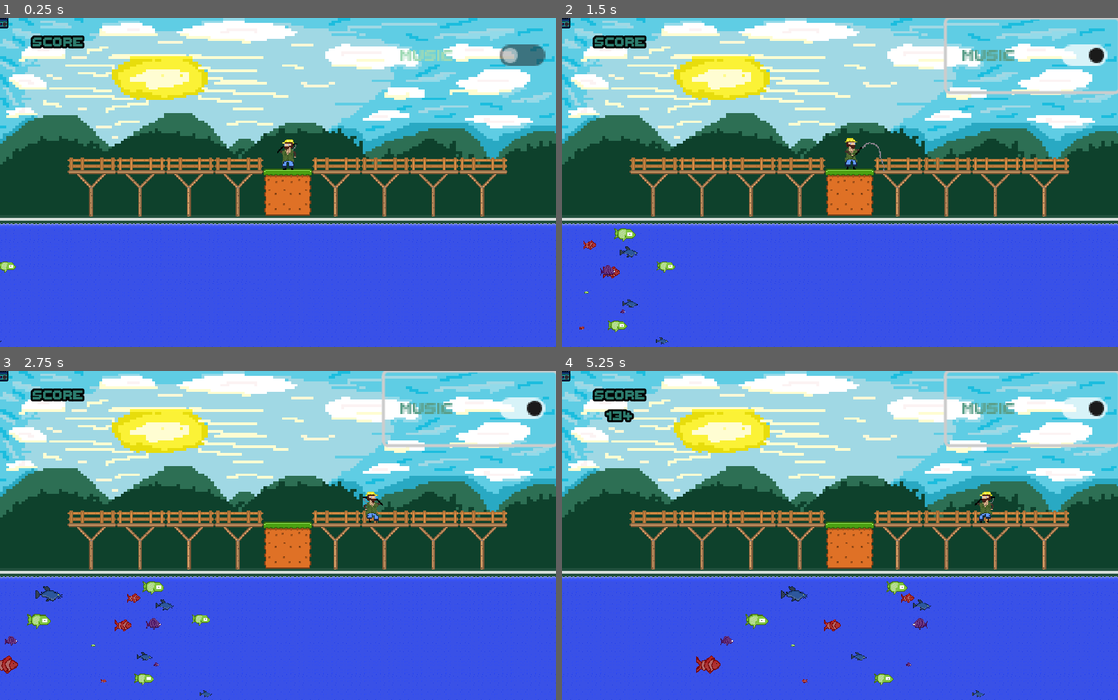
Above: before the commit, frames 1-4 (two rows, left to right).
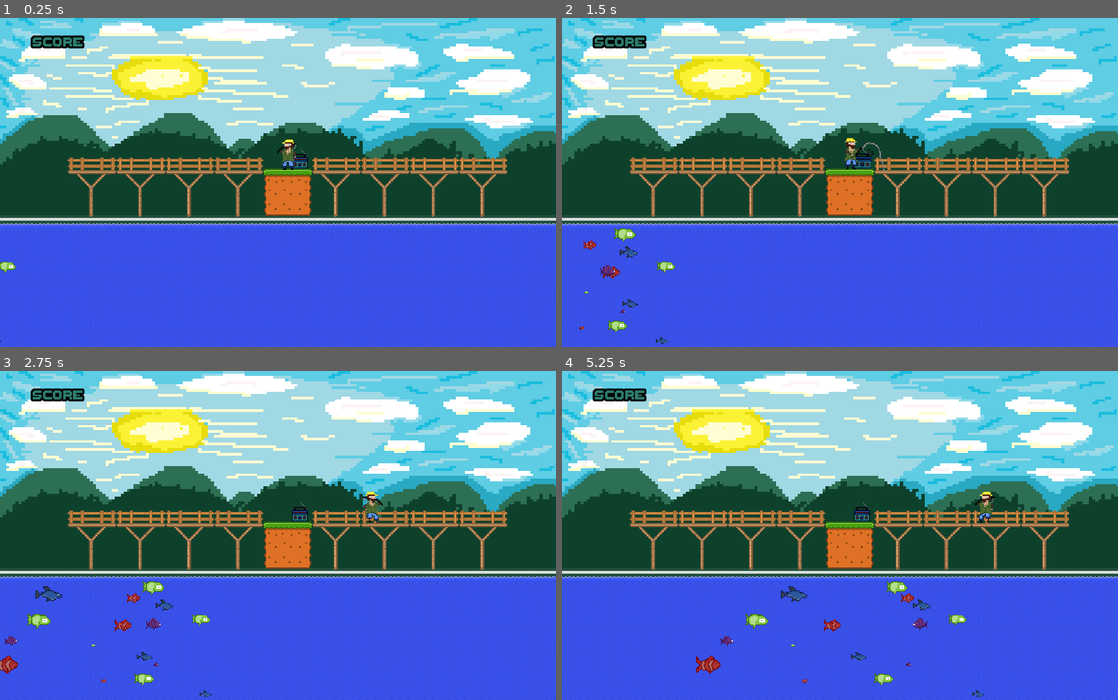
Above: after the commit, the same moments.

Repository: zys37/PixelGameJamAqua
Game: Godot game, scene res://background.tscn
Same seed, same stepped clock (60 frames per second), same inputs: the game is played once before the commit and once after it.
Inputs (mouse positions are in pixels of both pictures, inside the frame that each line leads up to):
- Up to frame 1 (0.25 s): no input
- Up to frame 2 (1.5 s): click (1034, 54) at 0.5 s, where only the run before the commit has a clickable "MUSIC"; move the mouse to (962, 166) at 1.27 s; hold D (move_right) from 1.28 s (still down); hold E (interact, bound only after the commit) from 1.28 s (still down); right-click (962, 166) at 1.35 s
- Up to frame 3 (2.75 s): keep holding D (move_right); move the mouse to (166, 551) at 2.02 s; release E (interact, bound only after the commit) at 2.03 s; tap E (interact, bound only after the commit) at 2.1 s; right-click (166, 551) at 2.3 s
- Up to frame 4 (5.25 s): move the mouse to (895, 463) at 2.77 s; release D (move_right) at 2.78 s; hold A (move_left) 2.78-3.53 s; hold E (interact, bound only after the commit) 2.78-3.53 s; right-click (895, 463) at 2.85 s; move the mouse to (812, 601) at 3.52 s; hold D (move_right) 3.53-5.03 s; click (812, 601) at 3.6 s; right-click (812, 601) at 3.8 s; move the mouse to (1006, 584) at 4.27 s; hold E (interact, bound only after the commit) 4.28-5.03 s; move the mouse to (673, 486) at 5.02 s; hold A (move_left) from 5.03 s (still down); right-click (673, 486) at 5.1 s

The runs differ from the first frame. In frame 1, 0.9% of the frame differs, in the area x 0-99%, y 0-46%; in frame 2, 1.6%; in frame 3, 1.6%; in frame 4, 1.8%, in the area x 0-100%, y 0-78%.

Commit message:
Working Radio
added working radio that you can turn off and on

Diff:
--- a/Player.gd
+++ b/Player.gd
@@ -25,8 +25,6 @@
 	update_animation()
 func _physics_process(delta):
 	#hook
-	# Don't process hook movement if animation not active
-
 	# Check if the hook reached the bottom
 	if ($hooktexture.position.y <= target_pos.y and bottom_reached==false):
 		$hooktexture.position.y+=hook_speed*delta
@@ -98,3 +96,4 @@
 
 func _on_hook_invisible_timeout():
 	$hooktexture.visible = false
+	$hooktexture.position.y = hook_initial_pos
--- a/background.tscn
+++ b/background.tscn
@@ -179,8 +179,6 @@
 outline_size = 15
 outline_color = Color(0.00392157, 0, 0, 1)
 
-[sub_resource type="ViewportTexture" id="ViewportTexture_rwaa1"]
-
 [sub_resource type="Gradient" id="Gradient_usocr"]
 
 [sub_resource type="FastNoiseLite" id="FastNoiseLite_ba0sj"]
@@ -302,20 +300,7 @@
 position = Vector2(-299, 442)
 
 [node name="Radio" parent="GameManager" instance=ExtResource("10_yjmm7")]
-
-[node name="CheckButton" type="CheckButton" parent="GameManager"]
-custom_minimum_size = Vector2(2, 2)
-offset_left = 756.0
-offset_top = 3.0
-offset_right = 868.0
-offset_bottom = 50.0
-scale = Vector2(3, 3)
-theme_override_colors/font_color = Color(0.623529, 0.854902, 0.709804, 1)
-theme_override_colors/font_pressed_color = Color(0.356863, 0.623529, 0.541176, 1)
-theme_override_colors/font_outline_color = Color(0, 0, 0, 1)
-theme_override_fonts/font = ExtResource("3_316qi")
-text = "MUSIC"
-icon = SubResource("ViewportTexture_rwaa1")
+position = Vector2(589, 277)
 
 [node name="Woda2" type="Sprite2D" parent="."]
 visible = false
@@ -340,6 +325,5 @@
 wait_time = 0.1
 one_shot = true
 
-[connection signal="toggled" from="GameManager/CheckButton" to="GameManager" method="_on_check_button_toggled"]
 [connection signal="timeout" from="Player/Timer" to="Player" method="_on_timer_timeout"]
 [connection signal="timeout" from="Player/HookInvisible" to="Player" method="_on_hook_invisible_timeout"]
--- a/project.godot
+++ b/project.godot
@@ -48,6 +48,11 @@
 "events": [Object(InputEventMouseButton,"resource_local_to_scene":false,"resource_name":"","device":-1,"window_id":0,"a …(253 unchanged characters)…
 ]
 }
+interact={
+"deadzone": 0.5,
+"events": [Object(InputEventKey,"resource_local_to_scene":false,"resource_name":"","device":-1,"window_id":0,"alt_pressed":false,"shift_pressed":false,"ctrl_pressed":false,"meta_pressed":false,"pressed":false,"keycode":0,"physical_keycode":69,"key_label":0,"unicode":101,"echo":false,"script":null)
+]
+}
 
 [rendering]
 
--- a/radio.tscn
+++ b/radio.tscn
@@ -1,46 +1,80 @@
-[gd_scene load_steps=7 format=3 uid="uid://cwhg2iif6q5em"]
+[gd_scene load_steps=7 format=3 uid="uid://c106nkijxyvu1"]
 
 [ext_resource type="Texture2D" uid="uid://mjobuuwf0e8" path="res://graphics/radio.png" id="1_0wpun"]
+[ext_resource type="Script" path="res://radio_script.gd" id="2_4wx0j"]
 [ext_resource type="AudioStream" uid="uid://b8lcxutk04x3w" path="res://music/rybak.mp3" id="2_psnw4"]
 
-[sub_resource type="AtlasTexture" id="AtlasTexture_fv70b"]
-atlas = ExtResource("1_0wpun")
-region = Rect2(0, 0, 44, 40)
+[sub_resource type="Animation" id="Animation_fe7oe"]
+length = 0.001
+tracks/0/type = "value"
+tracks/0/imported = false
+tracks/0/enabled = true
+tracks/0/path = NodePath(".:hframes")
+tracks/0/interp = 1
+tracks/0/loop_wrap = true
+tracks/0/keys = {
+"times": PackedFloat32Array(0),
+"transitions": PackedFloat32Array(1),
+"update": 1,
+"values": [3]
+}
+tracks/1/type = "value"
+tracks/1/imported = false
+tracks/1/enabled = true
+tracks/1/path = NodePath(".:frame")
+tracks/1/interp = 1
+tracks/1/loop_wrap = true
+tracks/1/keys = {
+"times": PackedFloat32Array(0),
+"transitions": PackedFloat32Array(1),
+"update": 1,
+"values": [0]
+}
 
-[sub_resource type="AtlasTexture" id="AtlasTexture_hud6x"]
-atlas = ExtResource("1_0wpun")
-region = Rect2(44, 0, 44, 40)
+[sub_resource type="Animation" id="Animation_qkumc"]
+resource_name = "music_playing"
+length = 0.4
+loop_mode = 1
+tracks/0/type = "value"
+tracks/0/imported = false
+tracks/0/enabled = true
+tracks/0/path = NodePath(".:hframes")
+tracks/0/interp = 1
+tracks/0/loop_wrap = true
+tracks/0/keys = {
+"times": PackedFloat32Array(0.2),
+"transitions": PackedFloat32Array(1),
+"update": 1,
+"values": [3]
+}
+tracks/1/type = "value"
+tracks/1/imported = false
+tracks/1/enabled = true
+tracks/1/path = NodePath(".:frame")
+tracks/1/interp = 1
+tracks/1/loop_wrap = true
+tracks/1/keys = {
+"times": PackedFloat32Array(0, 0.1),
+"transitions": PackedFloat32Array(1, 1),
+"update": 1,
+"values": [1, 2]
+}
 
-[sub_resource type="AtlasTexture" id="AtlasTexture_kmo6b"]
-atlas = ExtResource("1_0wpun")
-region = Rect2(88, 0, 44, 40)
+[sub_resource type="AnimationLibrary" id="AnimationLibrary_d0mk3"]
+_data = {
+"RESET": SubResource("Animation_fe7oe"),
+"music_playing": SubResource("Animation_qkumc")
+}
 
-[sub_resource type="SpriteFrames" id="SpriteFrames_l3311"]
-animations = [{
-"frames": [{
-"duration": 1.0,
-"texture": SubResource("AtlasTexture_fv70b")
-}],
-"loop": true,
-"name": &"Idle",
-"speed": 5.0
-}, {
-"frames": [{
-"duration": 1.0,
-"texture": SubResource("AtlasTexture_hud6x")
-}, {
-"duration": 1.0,
-"texture": SubResource("AtlasTexture_kmo6b")
-}],
-"loop": true,
-"name": &"Music_playing",
-"speed": 5.0
-}]
+[node name="Radio" type="Sprite2D"]
+texture = ExtResource("1_0wpun")
+hframes = 3
+script = ExtResource("2_4wx0j")
 
-[node name="Radio" type="AnimatedSprite2D"]
-sprite_frames = SubResource("SpriteFrames_l3311")
-animation = &"Idle"
+[node name="AnimationPlayer" type="AnimationPlayer" parent="."]
+libraries = {
+"": SubResource("AnimationLibrary_d0mk3")
+}
 
 [node name="AudioStreamPlayer2D" type="AudioStreamPlayer2D" parent="."]
 stream = ExtResource("2_psnw4")
-autoplay = true
--- /dev/null
+++ b/radio_script.gd
@@ -0,0 +1,22 @@
+extends Sprite2D
+var is_playing = false
+@onready var animation_player = $AnimationPlayer
+@onready var audio_player = $AudioStreamPlayer2D
+
+# Called when the node enters the scene tree for the first time.
+func _ready():
+	pass
+
+func _input(event):
+	if event.is_action_pressed("interact"):
+		if not is_playing:
+			animation_player.play("music_playing")
+			audio_player.play()
+			is_playing = true
+		else:
+			animation_player.play("RESET")
+			audio_player.stop()
+			is_playing = false
+# Called every frame. 'delta' is the elapsed time since the previous frame.
+func _process(delta):
+	pass
Not shown: 2 places in background.tscn that only renumber resources
Not shown, changed: music/rybak.mp3.import
